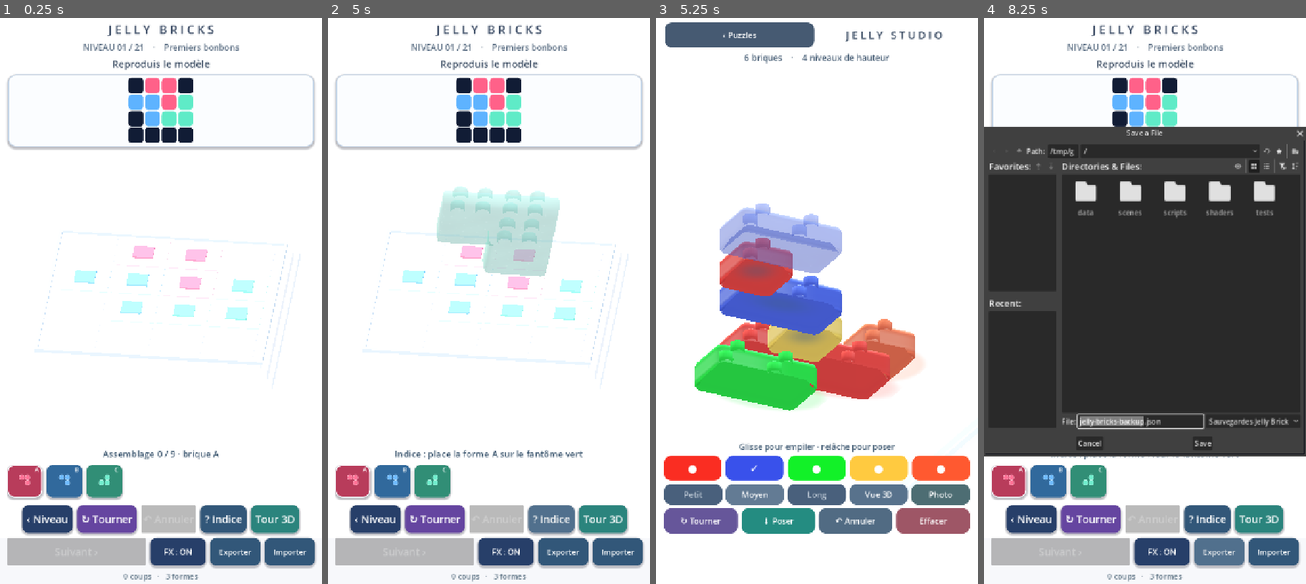
Above: before the commit, frames 1-4 (left to right).
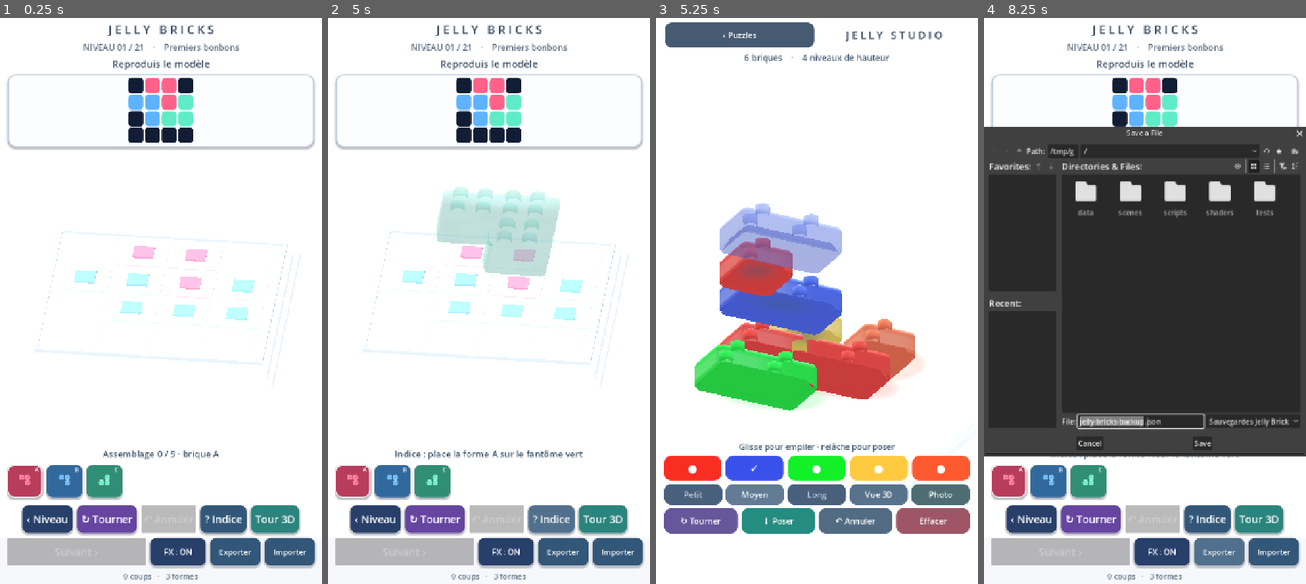
Above: after the commit, the same moments.

Repository: dbrckk/Jelly-bricks
Game: Godot game, scene res://scenes/main.tscn
Two runs of this game, one before a commit and one after it. Both use one fixed random seed, a clock stepped at 60 frames per second and the inputs below.
Inputs (mouse positions are in pixels of both pictures, inside the frame that each line leads up to):
- Up to frame 1 (0.25 s): no input
- Up to frame 2 (5 s): click (353, 482) at 0.52 s; click (392, 482) at 1.27 s; click (431, 482) at 2.02 s; click "‹ Niveau" at 2.75 s; click "↻ Tourner" at 3.5 s; click "? Indice" at 4.25 s
- Up to frame 3 (5.25 s): click "Tour 3D" at 5 s
- Up to frame 4 (8.25 s): click "‹ Puzzles" at 5.75 s; click "FX : ON" at 6.5 s; click "FX : OFF" at 7.25 s; click "Exporter" at 8 s

Frames 1-2 are identical in both runs. In frame 3, 0.7% of the frame differs, in the area x 34-66%, y 54-61%; in frame 4, 0.3%.

Commit message:
feat(shader): reference-calibrated dye-dependent light transmission and real stud lens highlights

Diff:
--- a/native-godot/shaders/jelly.gdshader
+++ b/native-godot/shaders/jelly.gdshader
@@ -199,6 +199,19 @@
         jelly_color += vec3(.95, .98, 1.0) *
             crown_ring * stud_mask * studio_pigment *
             (.13 + .13 * studio_wet_edge);
+        // Each real tenon in the video has a compact glassy highlight
+        // moving across its rounded cap, not a uniformly bright white disk.
+        // The narrow lens uses the same surface normals as the actual
+        // authored stud mesh; it remains dyed and is disabled for ghosts.
+        if (studio_transmission > .001) {
+            float stud_cap = smoothstep(.72, .77, jelly_local.y);
+            float light_lens = pow(max(dot(n,
+                normalize(vec3(-.30, .88, .36))), 0.0), 14.0);
+            vec3 cap_window = mix(candy_tint.rgb,
+                vec3(1.0, .99, .97), .65);
+            jelly_color = mix(jelly_color, cap_window,
+                stud_cap * light_lens * studio_transmission * .26);
+        }
     }
     // Single-pass approximation of color absorption through gelatin.
     // The rounded sides carry a longer apparent optical path than the
@@ -519,6 +532,22 @@
     // Product gel is dyed, not a neon LED: reduce unwanted washed-out
     // emission while leaving the existing puzzle material untouched.
     EMISSION *= 1.0 - studio_glass * .30 - puzzle_lacquer * .37;
+    // The actual 2824.mp4 reference has optically different dyes: amber
+    // and lemon transmit light farther, while royal blue and ruby retain
+    // much denser silhouettes. A single uniform opacity for every color
+    // made the five photographed candies look like the same plastic.
+    // Compute pigment absorption from the EXISTING tint (no new uniforms,
+    // textures, draw passes or color-specific mesh variants).
+    float golden_pigment = smoothstep(.68, .96, candy_tint.r) *
+        smoothstep(.53, .82, candy_tint.g) *
+        (1.0 - smoothstep(.45, .80, candy_tint.b));
+    float royal_pigment = smoothstep(.54, .88, candy_tint.b) *
+        (1.0 - smoothstep(.38, .75, candy_tint.r));
+    float ruby_pigment = smoothstep(.78, .96, candy_tint.r) *
+        (1.0 - smoothstep(.30, .66, candy_tint.g));
+    float optical_dye = studio_transmission *
+        (royal_pigment * .032 + ruby_pigment * .014 -
+        golden_pigment * .042);
     // Native gel has real alpha; the outline becomes more solid as the
     // viewing angle becomes glancing, a common candy/glass cue.
     // Studio candy must appear deeply colored, not fade into its white
@@ -531,5 +560,5 @@
     float light_path_alpha = optical_depth * studio_glass *
         (1.0 - top_light) * .025;
     ALPHA = clamp(mix(puzzle_alpha, studio_alpha, studio_glass) +
-        light_path_alpha, 0.0, 1.0);
+        light_path_alpha + optical_dye, 0.0, 1.0);
 }
